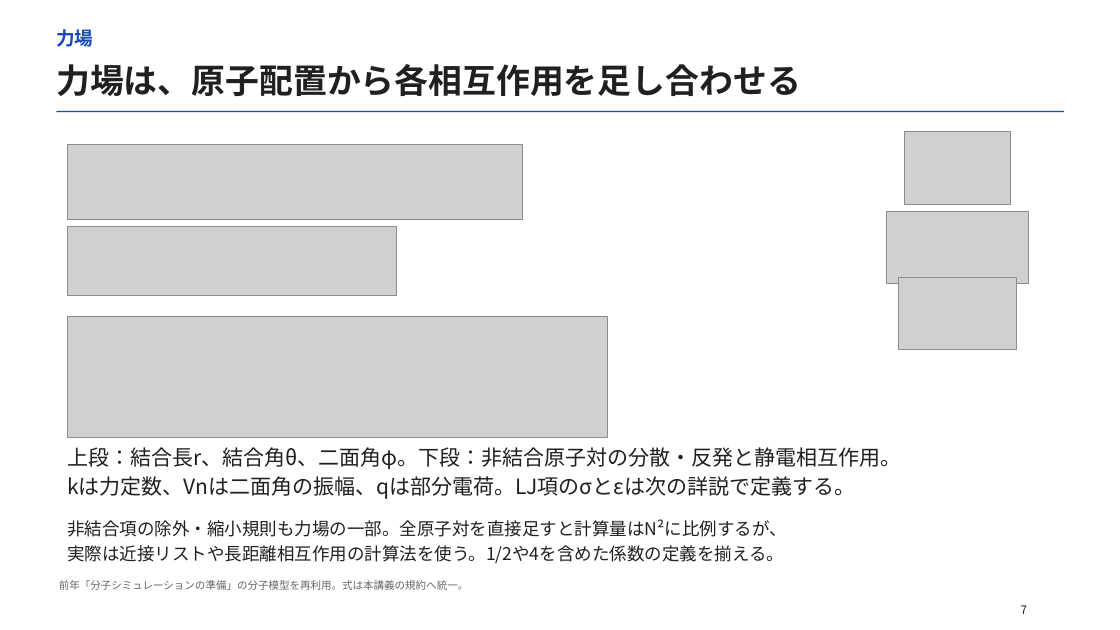
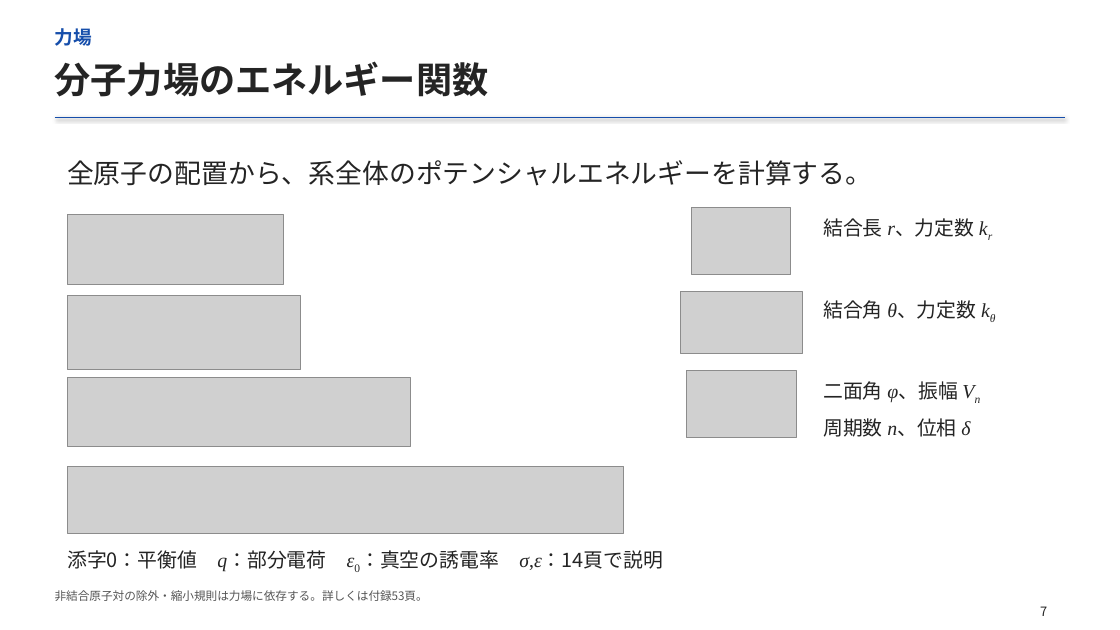
Before and after one commit to matsunagalab/lecture_bioinfo, a slide deck: slide 7 of 09_分子の相互作用と構造の安定性/09_分子の相互作用と構造の安定性.pptx. Drawn at 1120x630 pixels with LibreOffice and Linux fonts; fonts in the diff are those of the drawing; grey boxes stand for pictures. Boxes give left, top, right and bottom in pixels: in the first picture for what was removed or moved away, otherwise in the second. Text is boxed around its words. In the diff, an @@ line names an element or a change of style, - is before the commit and + after.

```diff
--- a/09_分子の相互作用と構造の安定性/09_分子の相互作用と構造の安定性.pptx
+++ b/09_分子の相互作用と構造の安定性/09_分子の相互作用と構造の安定性.pptx
@@ text "力場" at [55, 28, 92, 46]: text colour #1748B7 to #164EAB; line spacing 22.4pt to 23.2pt @@
@@ text at [55, 61, 489, 97]: text changed; size 29 to 31 pt; text colour #202020 to #242424 @@
-力場は、原子配置から各相互作用を足し合わせる
+分子力場のエネルギー関数
@@ line added from (55, 118) to (1065, 118), #164EAB 1.5 pt @@
@@ rectangle removed at [56, 111, 1065, 112] @@
@@ picture removed at [67, 145, 523, 219] @@
@@ text added at [67, 160, 872, 186], 23 pt, text #242424 @@
+全原子の配置から、系全体のポテンシャルエネルギーを計算する。
@@ picture: place and size @@
-picture at [904, 132, 1011, 204]
+picture at [691, 208, 791, 275]
@@ picture removed at [67, 227, 397, 296] @@
@@ picture added at [67, 214, 283, 284] @@
@@ text added at [823, 218, 974, 237], 17 pt, text #242424 @@
+結合長 r、力定数 kr
@@ picture added at [67, 296, 301, 370] @@
@@ picture: place and size @@
-picture at [886, 212, 1029, 284]
+picture at [681, 292, 802, 353]
@@ picture removed at [67, 317, 607, 438] @@
@@ text added at [823, 300, 976, 319], 17 pt, text #242424 @@
+結合角 θ、力定数 kθ
@@ picture added at [67, 377, 411, 446] @@
@@ picture: place and size @@
-picture at [899, 277, 1017, 350]
+picture at [686, 371, 796, 438]
@@ text added at [823, 381, 970, 437], 17 pt, text #242424 @@
+二面角 φ、振幅 Vn
+周期数 n、位相 δ
@@ text removed at [67, 447, 901, 499] @@
-上段：結合長r、結合角θ、二面角φ。下段：非結合原子対の分散・反発と静電相互作用。
-kは力定数、Vnは二面角の振幅、qは部分電荷。LJ項のσとεは次の詳説で定義する。
@@ picture added at [67, 466, 623, 534] @@
@@ text removed at [67, 519, 786, 563] @@
-非結合項の除外・縮小規則も力場の一部。全原子対を直接足すと計算量はN²に比例するが、
-実際は近接リストや長距離相互作用の計算法を使う。1/2や4を含めた係数の定義を揃える。
@@ text added at [67, 550, 663, 572], 17 pt, text #242424 @@
+添字0：平衡値 q：部分電荷 ε0：真空の誘電率 σ,ε：14頁で説明
@@ text added at [55, 590, 428, 601], 10 pt, text #555555 @@
+非結合原子対の除外・縮小規則は力場に依存する。詳しくは付録53頁。
@@ text removed at [59, 580, 469, 590] @@
-前年「分子シミュレーションの準備」の分子模型を再利用。式は本講義の規約へ統一。
@@ text "7" at [1040, 606, 1047, 616]: size 10 to 11 pt, text colour #202020 to #242424; alignment left to centre; line spacing 14pt to 15.9pt @@
```
Also in this commit, not shown: 52 other slides changed, 3 slides added, 1 slide removed, 3 other files.
